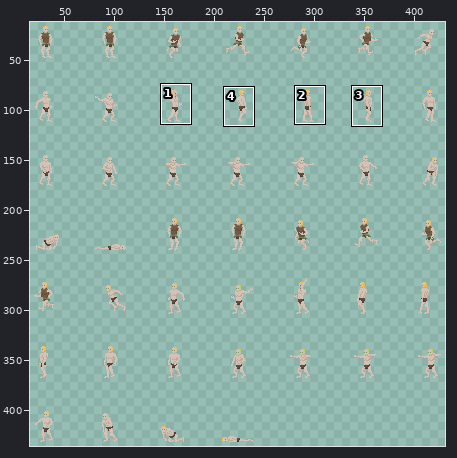
File history of a pixel-art file, Sprites/Player/Equipment/steel_armor.aseprite. The first picture is a wide view before the edit; the outline marks the close-up.
Close-up. Before:
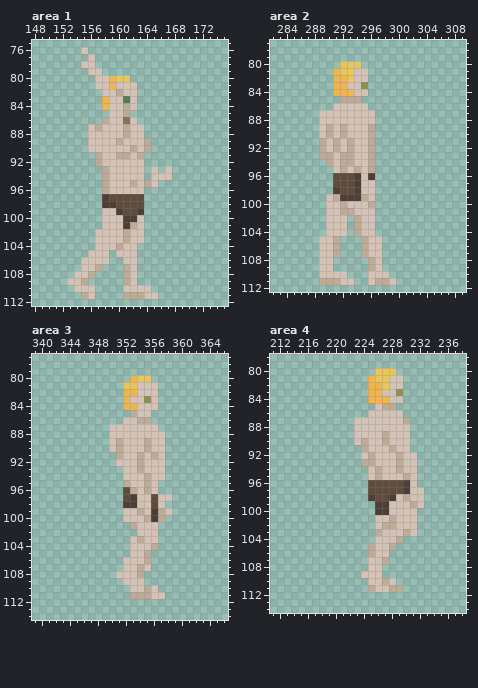
448x448 pixels, 1 frame. Shown: area 1: x 148..175, y 75..112; area 2: x 282..309, y 77..112; area 3: x 339..366, y 77..114; area 4: x 211..238, y 78..114. The wide view leaves out empty margins. The commit also changed other parts of the picture, which this record leaves out.
The result:
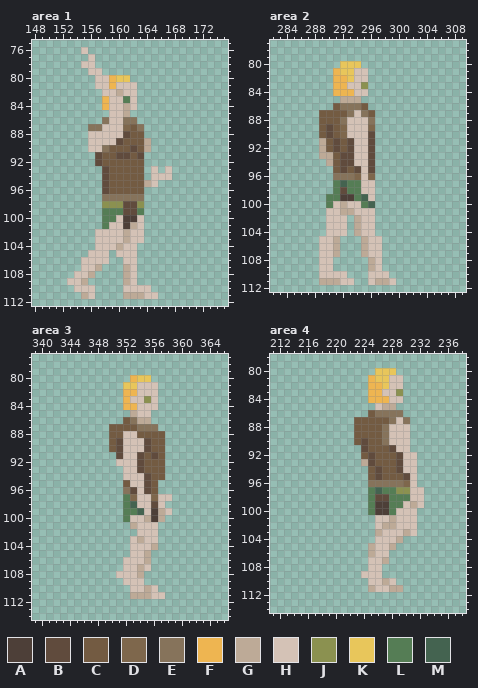
Palette (. is transparent): A #4d3f38  B #604b3d  C #735b42  D #7e674c  E #86735b  F #eeb551  G #bdaa97  H #d4c2b6  J #8b9150  K #e8c65b  L #557d55  M #446350
Change:
Changed rows in their new state; - is an unchanged pixel.
Area 1, layer "Layer 1":
first column x 156:
 86 --E---E-
 87 EE---DCE
 88 -----BCC
 89 ----BCCC
 90 --ECCCBC
 91 -BCCBBCB
 92 -BCCCCCC
 93 --BCCCCC
 94 --BCCCCC
 95 --BCCCCC
 96 --BCCCCC
 97 --EEEEEE
 98 --JJJ--J
 99 --LLL--L
100 --LL----
101 --L-----
Area 2, layer "Layer 1":
first column x 289:
 86 --CEEEC-
 87 CCCCE-EC
 88 CCCE---E
 89 CBCD---D
 90 CBCD---B
 91 -CBCB--B
 92 -CBCB--B
 93 --CBB--B
 94 --CBB--B
 95 --CBCB-B
 96 --EEED-D
 97 --LMLL--
 98 --L-LL--
 99 -LL--LM-
100 -L----LM
Area 3, layer "Layer 1":
first column x 350:
 86 --CE----
 87 CCCCEEE-
 88 CC--CCCC
 89 CB---BCC
 90 CB---BCC
 91 -B--BCBC
 92 ----BCCC
 93 ----BCCC
 94 -----BCC
 95 --C--BC-
 96 --EB-BC-
 97 --LD--D-
 98 --LM----
 99 --LLM---
100 --L-----
Area 4, layer "Layer 1":
first column x 223:
 86 --CEEEE-
 87 CCCCCE-E
 88 CCCCE---
 89 CCCCE---
 90 CBCCE---
 91 -BCCCB--
 92 -CBCCCB-
 93 --BCCCB-
 94 --CBCCB-
 95 --CBCCCB
 96 --EEEEED
 97 --LMLLJJ
 98 --L--LLL
 99 --L--LL-
100 --L--L--
Where, in picture pixels (left, top, right, bottom), the same in both close-ups:
changed: (88, 117, 144, 229)
changed: (319, 103, 375, 208)
changed: (109, 417, 165, 522)
changed: (354, 410, 410, 515)
